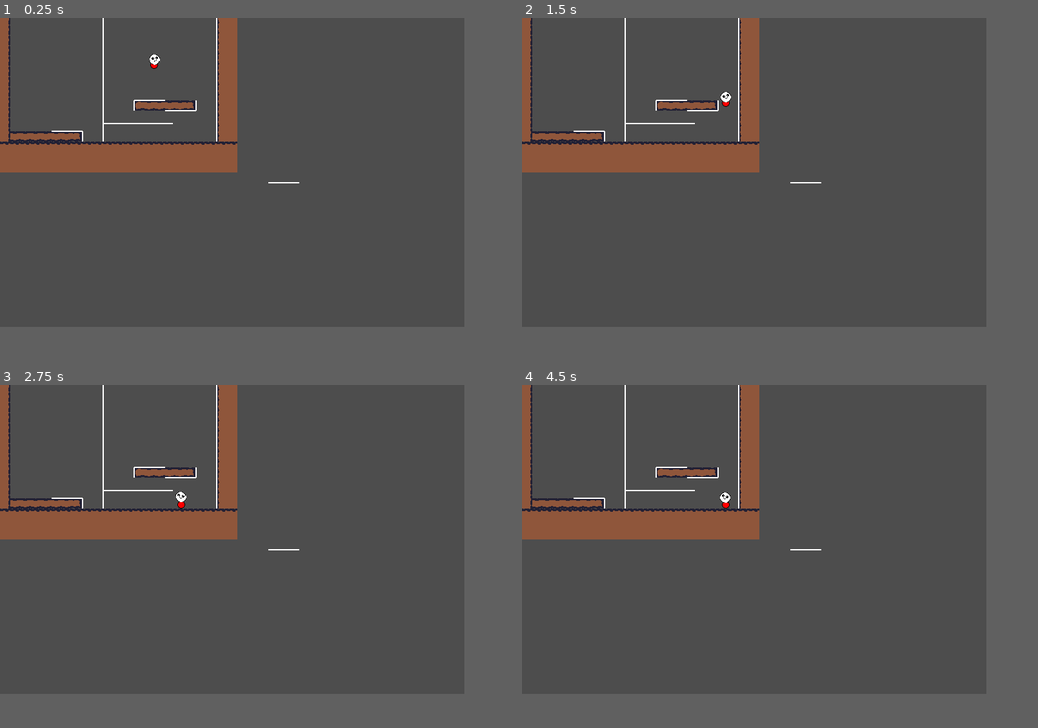
Above: before the commit, frames 1-4 (two rows, left to right).
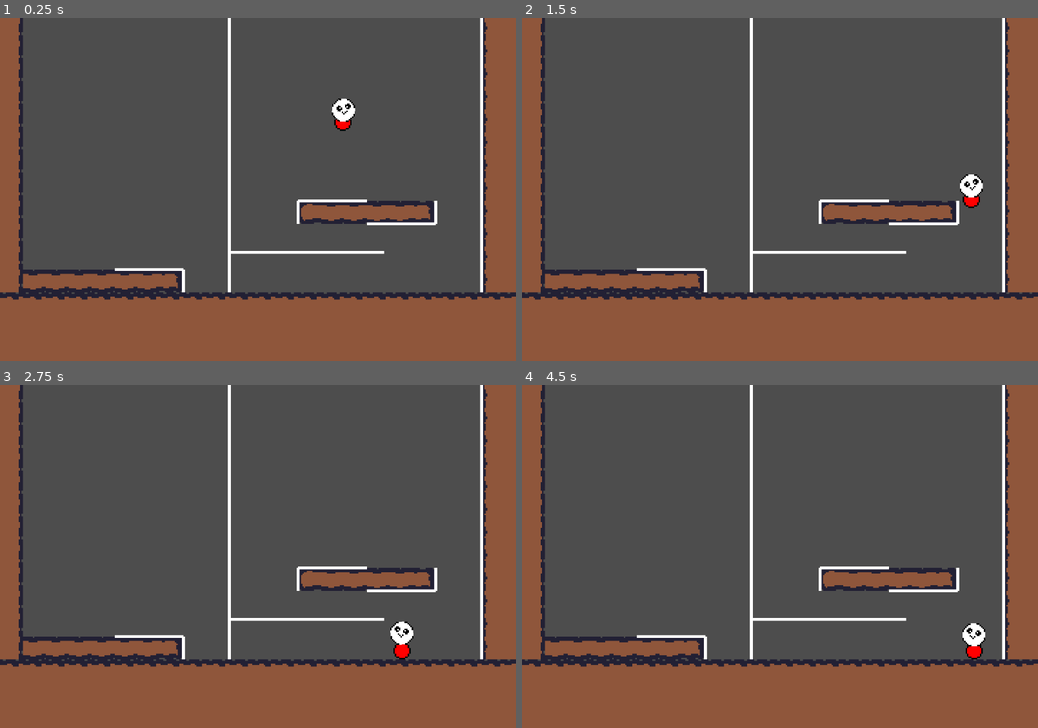
Above: after the commit, the same moments.

Repository: Victor-Boone/climbclimb
Game: Godot game, scene res://scenes/main.tscn
Same seed, same stepped clock (60 frames per second), same inputs: the game is played once before the commit and once after it.
Inputs:
- Up to frame 1 (0.25 s): no input
- Up to frame 2 (1.5 s): hold Shift (climb) 0.53-1.28 s; hold D (move_right) from 0.53 s (still down); tap Space (jump) at 0.77 s; tap Shift (climb) at 1.35 s
- Up to frame 3 (2.75 s): tap Space (jump) at 1.52 s; release D (move_right) at 2.03 s; hold A (move_left) from 2.03 s (still down); hold Shift (climb) from 2.03 s (still down)
- Up to frame 4 (4.5 s): release A (move_left) at 2.78 s; release Shift (climb) at 2.78 s; hold D (move_right) 2.78-4.28 s; tap Shift (climb) at 2.85, 4.35 s; tap Space (jump) at 3.02, 3.77 s; hold Shift (climb) 3.53-4.28 s; tap Enter at 4.25 s; hold A (move_left) from 4.28 s (still down)
In our replay, the window is 720x480 before the commit and 800x533 after it. These sizes can differ from the game's own. Grey fills any space a smaller window leaves; there, only what the larger window draws over its background counts as a difference.

The runs differ from the first frame. In frame 1, 26% of the frame differs, in the area x 0-100%, y 0-91%; in frame 2, 26%; in frame 3, 26%; in frame 4, 26%.

Commit message:
[Slimecat] New directory

Diff:
--- a/project.godot
+++ b/project.godot
@@ -21,6 +21,7 @@
 window/size/viewport_height=480
 window/stretch/mode="canvas_items"
 window/stretch/aspect="ignore"
+window/stretch/scale=2.0
 
 [file_customization]
 
--- a/scenes/main.tscn
+++ b/scenes/main.tscn
@@ -1,6 +1,6 @@
 [gd_scene format=4 uid="uid://co2lpok3jfury"]
 
-[ext_resource type="PackedScene" uid="uid://8lvlgq2mjbam" path="res://scenes/slimecat.tscn" id="2_0wfyh"]
+[ext_resource type="PackedScene" uid="uid://8lvlgq2mjbam" path="res://scenes/slimecat-v1/slimecat.tscn" id="2_0wfyh"]
 [ext_resource type="Texture2D" uid="uid://diwr3u4073eyu" path="res://assets/dirtyground.png" id="2_sugp2"]
 [ext_resource type="PackedScene" uid="uid://vdouacd08aj8" path="res://scenes/climbing_line.tscn" id="3_sugp2"]
 
--- a/scenes/slimecat.tscn
+++ b/scenes/slimecat-v1/slimecat.tscn
@@ -3,7 +3,7 @@
 [ext_resource type="Texture2D" uid="uid://b1lqren0g04sp" path="res://assets/character/circle.png" id="1_hgux6"]
 [ext_resource type="Script" uid="uid://ccxcgl6dgrpnp" path="res://scripts/slimecat.gd" id="1_tsbn0"]
 [ext_resource type="Texture2D" uid="uid://ccx6ypgdttutr" path="res://assets/character/head.png" id="3_dr1d1"]
-[ext_resource type="PackedScene" uid="uid://dl5saaqvqjjak" path="res://scenes/bodypart.tscn" id="4_mgm2w"]
+[ext_resource type="PackedScene" uid="uid://dl5saaqvqjjak" path="res://scenes/slimecat-v1/bodypart.tscn" id="4_mgm2w"]
 [ext_resource type="Script" uid="uid://ku0ncebvof15" path="res://scripts/debug_line.gd" id="5_mgm2w"]
 [ext_resource type="Texture2D" uid="uid://b544o8uh4wvlm" path="res://assets/character/hand.png" id="6_qlic1"]
 
--- a/scripts/debug_line.gd
+++ b/scripts/debug_line.gd
@@ -12,5 +12,6 @@
 
 
 func _draw():
-	for point in points:
-		draw_circle(point, 3, Color.RED, true)
+	pass
+	# for point in points:
+	# draw_circle(point, 3, Color.RED, true)
--- a/scripts/slimecat.gd
+++ b/scripts/slimecat.gd
@@ -12,7 +12,7 @@
 # - JUMP_VELOCITY : Crude velocity set when jumping.
 @export var WALK_SPEED: float = 90.0
 @export var AIR_SPEED: float = WALK_SPEED / 5.0
-@export var GROUND_JUMP_VELOCITY: float = 500.0
+@export var GROUND_JUMP_VELOCITY: float = 300.0
 @export var CLIMB_JUMP_VELOCITY: float = 300.0
 
 # Physics related variables ( how the character is affected by physics )
Renamed: scenes/bodypart.tscn -> scenes/slimecat-v1/bodypart.tscn
Renamed: scenes/character.tscn -> scenes/slimecat-v1/character.tscn
